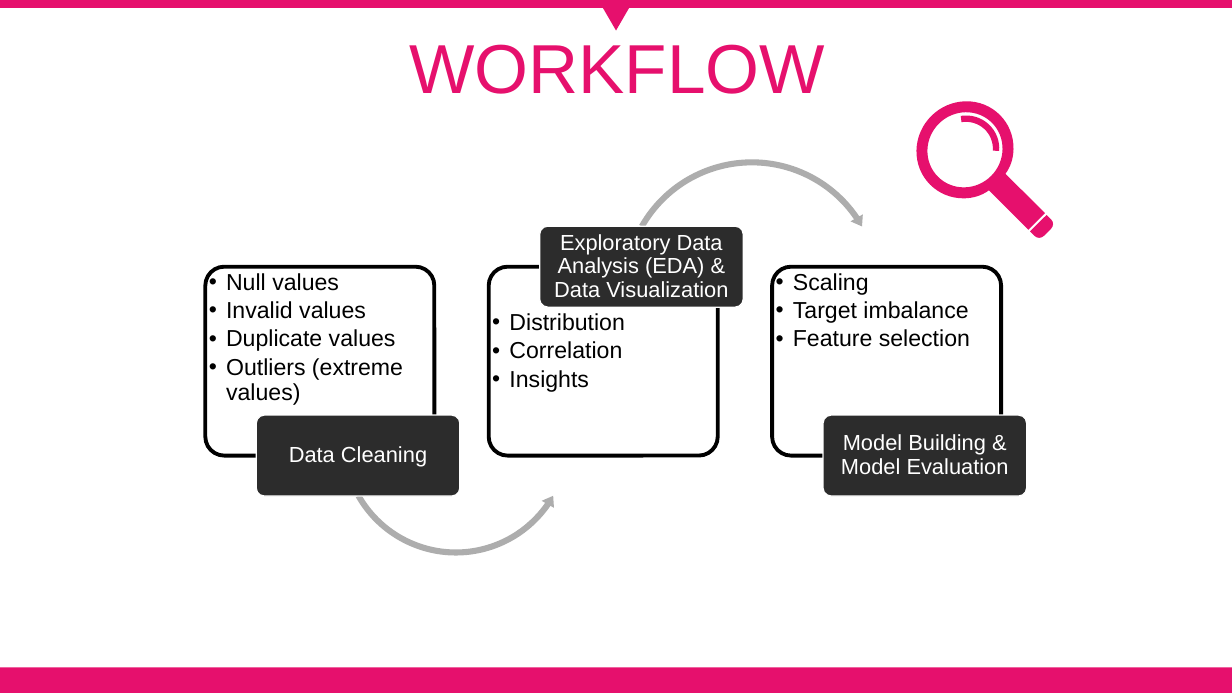
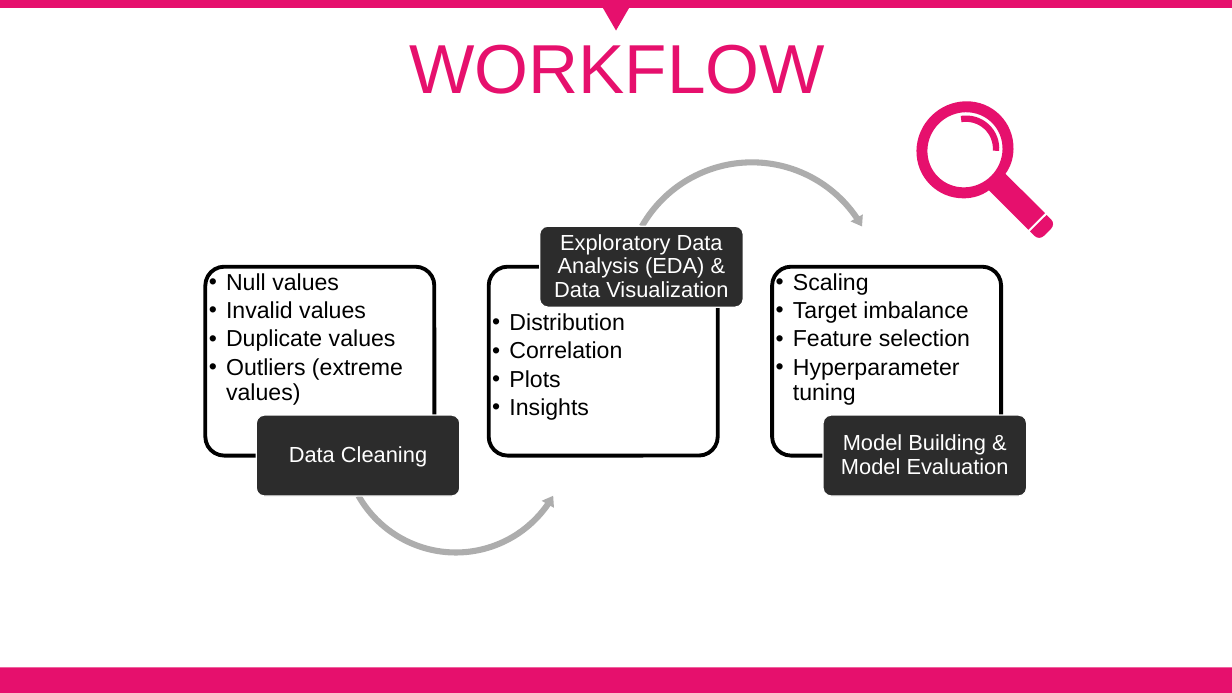
Before and after one commit to gtanubrata/Predicting-Buying-Session, a slide deck: slide 8 of Pitch.pptx. Drawn at 1232x693 pixels with LibreOffice and Linux fonts; fonts in the diff are those of the drawing. Boxes give left, top, right and bottom in pixels: in the first picture for what was removed or moved away, otherwise in the second. Text is boxed around its words. In the diff, an @@ line names an element or a change of style, - is before the commit and + after.

```diff
--- a/Pitch.pptx
+++ b/Pitch.pptx
@@ text at bbox=[793, 359, 960, 405]: paragraph added @@
+  •• Hyperparameter tuning
@@ text at bbox=[509, 370, 560, 388]: paragraph added @@
+  •• Plots
```
Also in this commit, not shown: 3 slides added, 2 slides removed, 1 other file.
